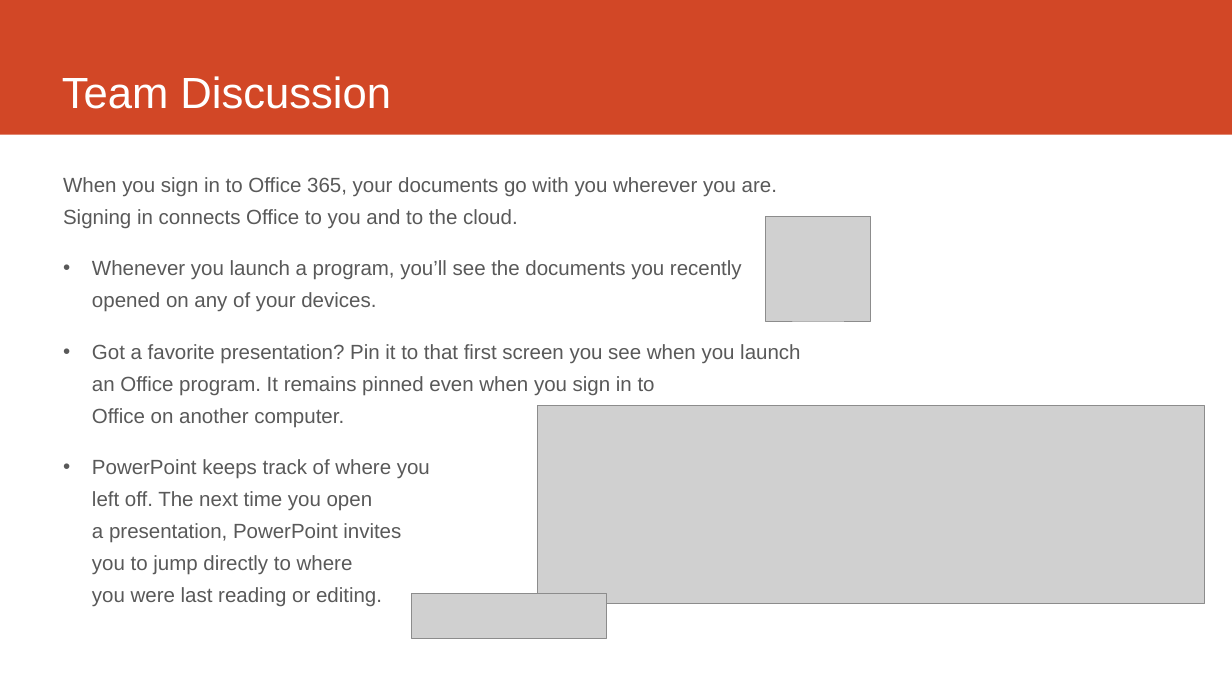
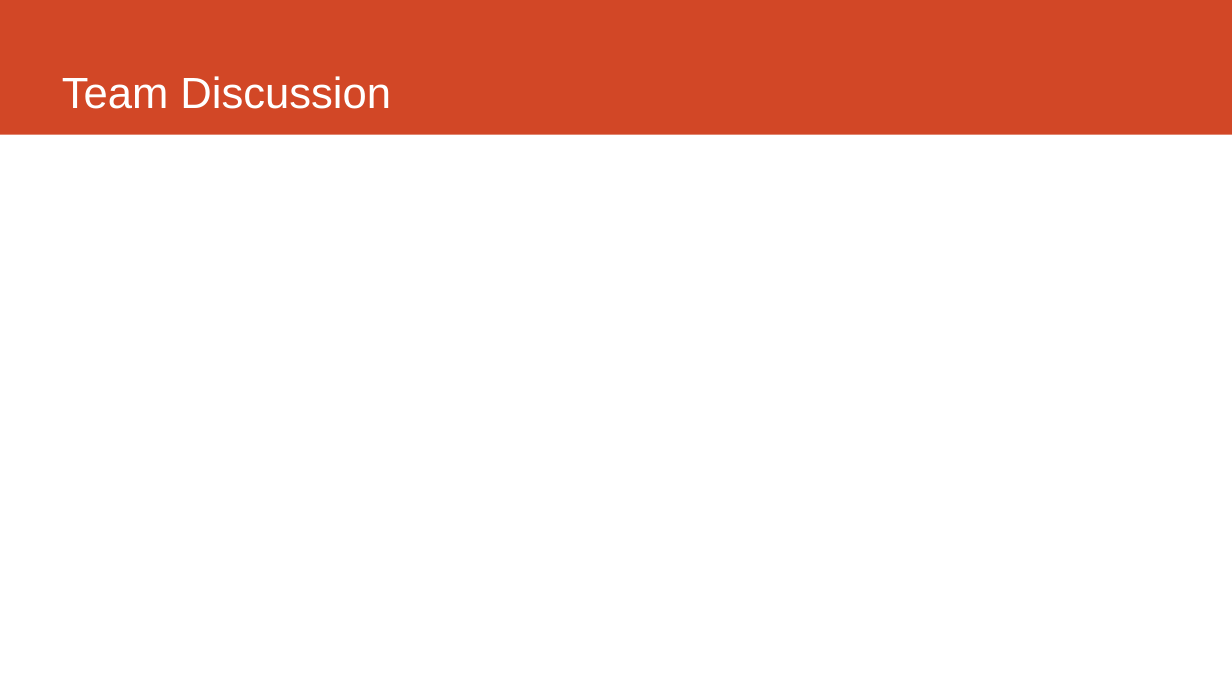
Before and after one commit to x-tb/chatbotmanager, a slide deck: slide 6 of Presentasi Materi Project Chatbot Manager Python PHP.pptx. Drawn at 1232x693 pixels with LibreOffice and Linux fonts; fonts in the diff are those of the drawing; grey boxes stand for pictures. Boxes give left, top, right and bottom in pixels: in the first picture for what was removed or moved away, otherwise in the second. Text is boxed around its words. In the diff, an @@ line names an element or a change of style, - is before the commit and + after.

```diff
--- a/Presentasi Materi Project Chatbot Manager Python PHP.pptx
+++ b/Presentasi Materi Project Chatbot Manager Python PHP.pptx
@@ text removed at bbox=[63, 177, 800, 607] @@
-When you sign in to Office 365, your documents go with you wherever you are.
-Signing in connects Office to you and to the cloud.
-• Whenever you launch a program, you’ll see the documents you recently
-  opened on any of your devices.
-• Got a favorite presentation? Pin it to that first screen you see when you launch an Office program. It remains pinned even when you sign in to
-  Office on another computer.
-• PowerPoint keeps track of where you
-  left off. The next time you open
-  a presentation, PowerPoint invites
-  you to jump directly to where
-  you were last reading or editing.
@@ picture removed at bbox=[766, 216, 872, 321] @@
@@ picture removed at bbox=[537, 406, 1204, 604] @@
@@ picture removed at bbox=[411, 594, 606, 639] @@
```
Also in this commit, not shown: 3 other slides changed, 3 slides added, 3 slides removed.
